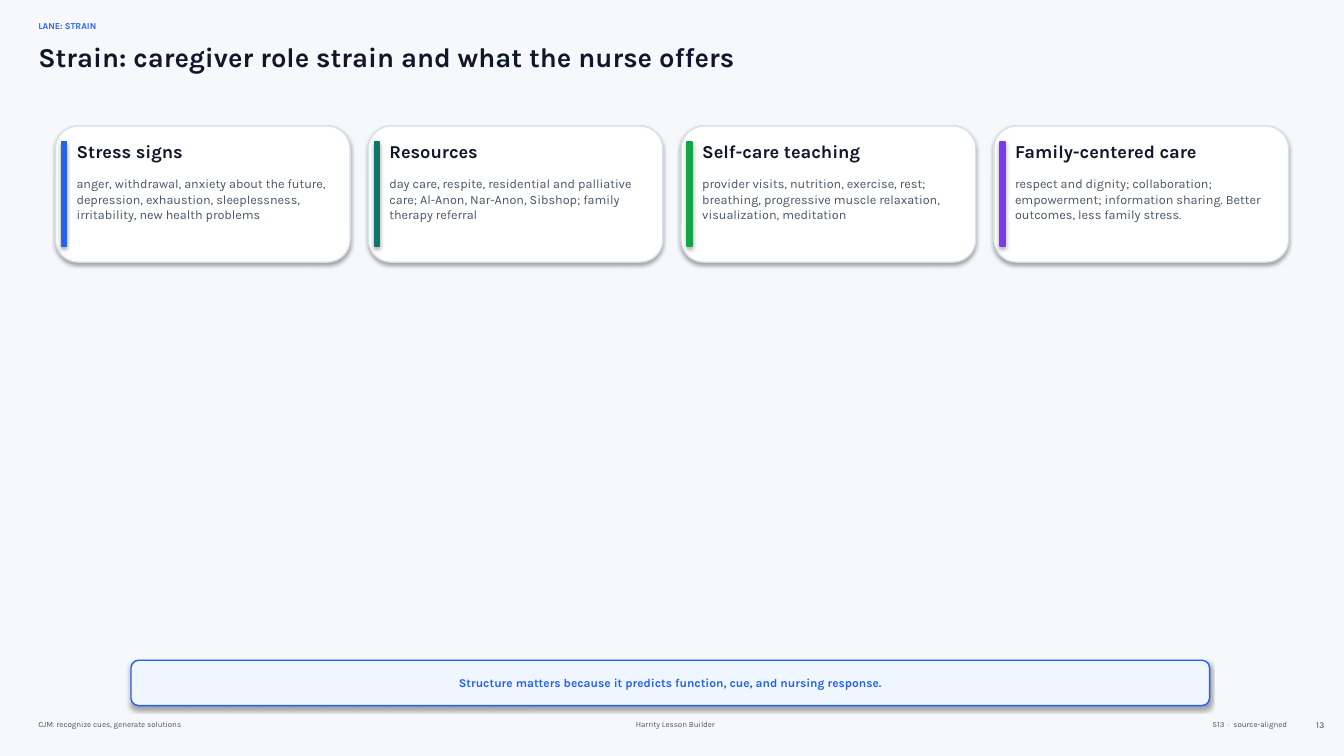
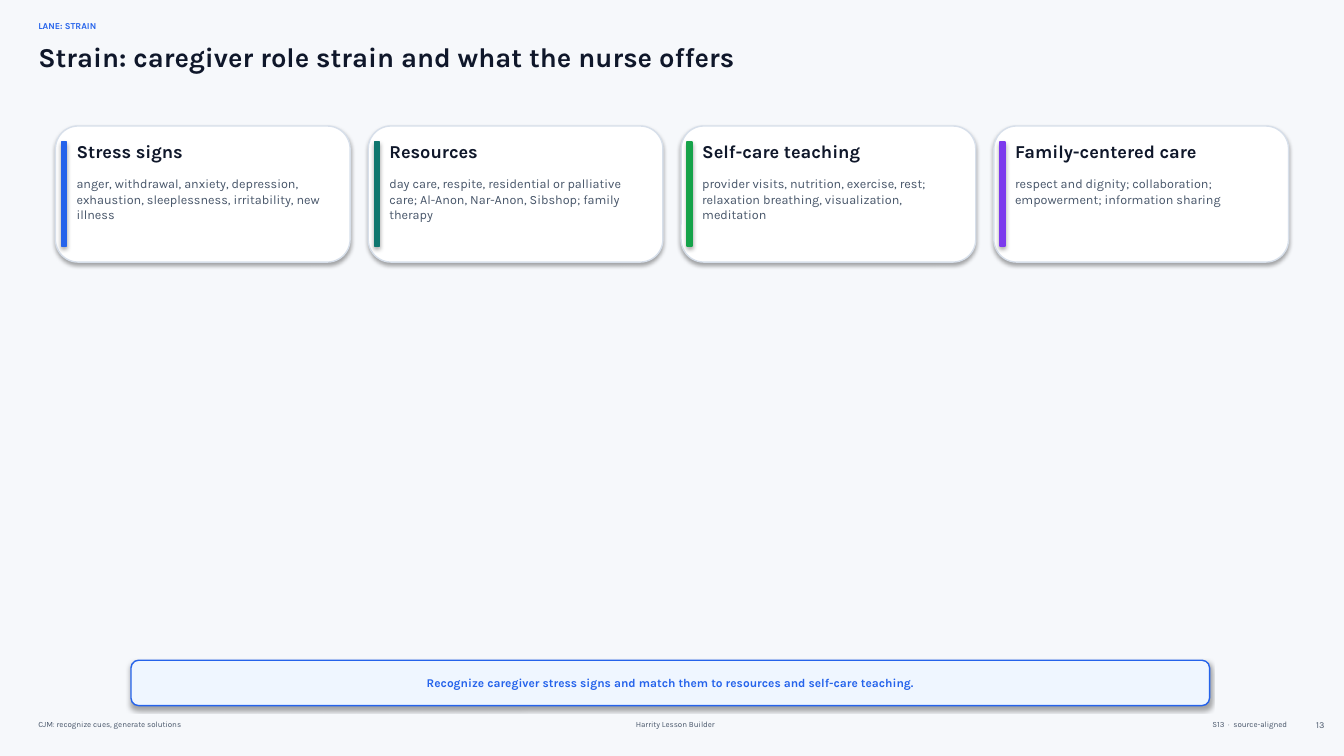
Before and after one commit to Bobbyh93/repo, a slide deck: slide 13 of lessons/openrn_hp_ch4/package/20260906_NHP_Family_Dynamics_Part_1.pptx. Drawn at 1344x756 pixels with LibreOffice and Linux fonts; fonts in the diff are those of the drawing. Boxes give left, top, right and bottom in pixels: in the first picture for what was removed or moved away, otherwise in the second. Text is boxed around its words. In the diff, an @@ line names an element or a change of style, - is before the commit and + after.

```diff
--- a/lessons/openrn_hp_ch4/package/20260906_NHP_Family_Dynamics_Part_1.pptx
+++ b/lessons/openrn_hp_ch4/package/20260906_NHP_Family_Dynamics_Part_1.pptx
@@ text at [77,179,320,219]: text changed @@
-anger, withdrawal, anxiety about the future, depression, exhaustion, sleeplessness, irritability, new health problems
+anger, withdrawal, anxiety, depression, exhaustion, sleeplessness, irritability, new illness
@@ text at [389,179,621,222]: text changed @@
-day care, respite, residential and palliative care; Al-Anon, Nar-Anon, Sibshop; family therapy referral
+day care, respite, residential or palliative care; Al-Anon, Nar-Anon, Sibshop; family therapy
@@ text at [702,179,926,219]: text changed @@
-provider visits, nutrition, exercise, rest; breathing, progressive muscle relaxation, visualization, meditation
+provider visits, nutrition, exercise, rest; relaxation breathing, visualization, meditation
@@ text at [1015,179,1220,207]: text changed @@
-respect and dignity; collaboration; empowerment; information sharing. Better outcomes, less family stress.
+respect and dignity; collaboration; empowerment; information sharing
@@ text at [427,678,914,690]: text changed @@
-Structure matters because it predicts function, cue, and nursing response.
+Recognize caregiver stress signs and match them to resources and self-care teaching.
```
Also in this commit, not shown: 6 other slides changed, 12 other files.
